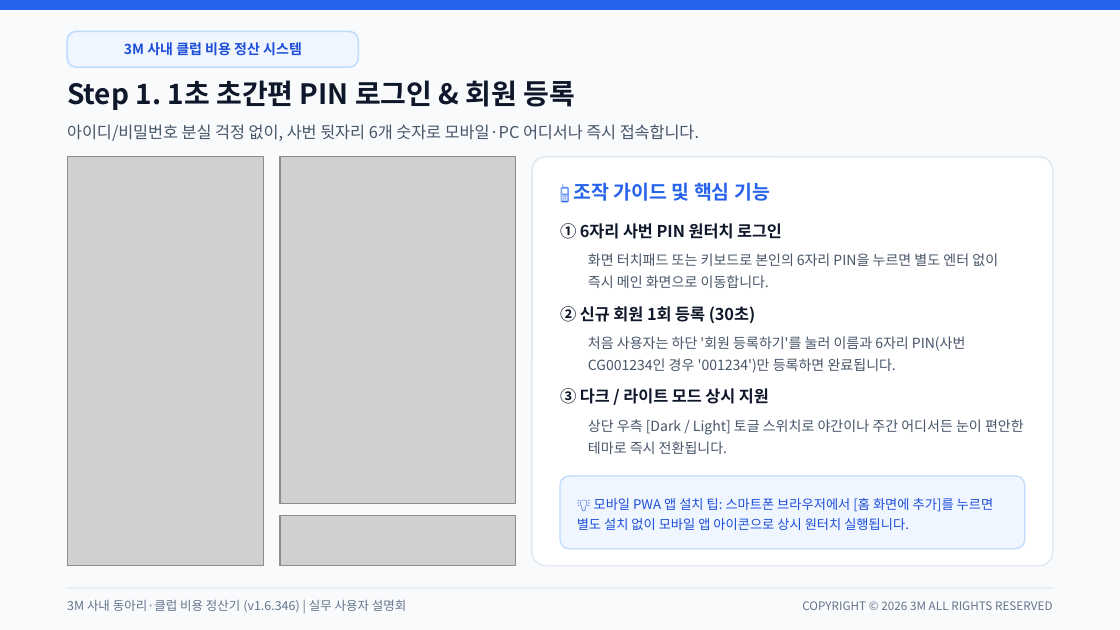
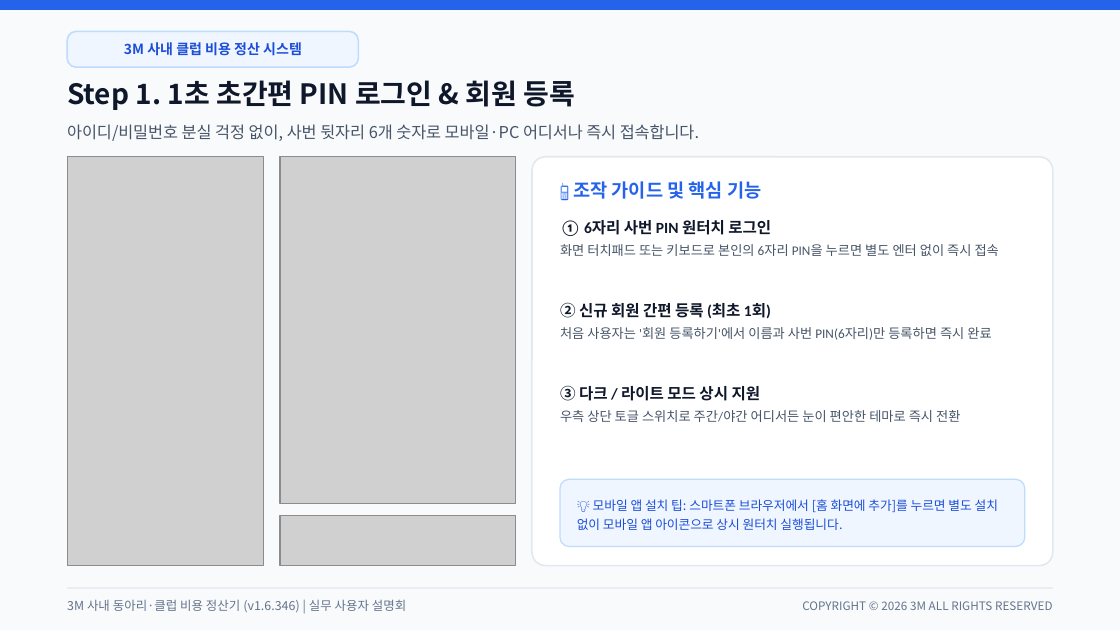
Before and after one commit to gochujangs33-dot/Club-expense, a slide deck: slide 3 of 3M_사내_클럽_비용_정산_시스템_사용_설명회.pptx. Drawn at 1120x630 pixels with LibreOffice and Linux fonts; fonts in the diff are those of the drawing; grey boxes stand for pictures. Boxes give left, top, right and bottom in pixels: in the first picture for what was removed or moved away, otherwise in the second. Text is boxed around its words. In the diff, an @@ line names an element or a change of style, - is before the commit and + after.

```diff
--- a/3M_사내_클럽_비용_정산_시스템_사용_설명회.pptx
+++ b/3M_사내_클럽_비용_정산_시스템_사용_설명회.pptx
@@ text "📱 조작 가이드 및 핵심 ..." at (573,181,761,199): size 12.5 to 12 pt @@
@@ text at (560,220,999,256): text changed; size 10.5 to 8.5 pt; font Noto Sans CJK KR to Calibri; text colour #0F172A to #475569; bold off @@
-① 6자리 사번 PIN 원터치 로그인
+① 6자리 사번 PIN 원터치 로그인
+화면 터치패드 또는 키보드로 본인의 6자리 PIN을 누르면 별도 엔터 없이 즉시 접속
@@ text removed at (588,253,998,288) @@
-화면 터치패드 또는 키보드로 본인의 6자리 PIN을 누르면 별도 엔터 없이 즉시 메인 화면으로 이동합니다.
@@ vertical alignment middle to top in 3 elements at (560,220,999,256), (560,385,960,422), (560,302,991,340) @@
@@ text at (560,302,991,340): text changed; size 9 to 8.5 pt; font Noto Sans CJK KR to Calibri @@
-처음 사용자는 하단 '회원 등록하기'를 눌러 이름과 6자리 PIN(사번 CG001234인 경우 '001234')만 등록하면 완료됩니다.
+② 신규 회원 간편 등록 (최초 1회)
+처음 사용자는 '회원 등록하기'에서 이름과 사번 PIN(6자리)만 등록하면 즉시 완료
@@ text removed at (560,306,755,323) @@
-② 신규 회원 1회 등록 (30초)
@@ text at (560,385,960,422): text changed; size 9 to 8.5 pt; font Noto Sans CJK KR to Calibri @@
-상단 우측 [Dark / Light] 토글 스위치로 야간이나 주간 어디서든 눈이 편안한 테마로 즉시 전환됩니다.
+③ 다크 / 라이트 모드 상시 지원
+우측 상단 토글 스위치로 주간/야간 어디서든 눈이 편안한 테마로 즉시 전환
@@ text removed at (560,388,769,404) @@
-③ 다크 / 라이트 모드 상시 지원
@@ rounded rectangle at (560,479,1025,547): proportions changed @@
@@ text at (577,499,998,530): text changed; size 8.5 to 8.2 pt @@
-💡 모바일 PWA 앱 설치 팁: 스마트폰 브라우저에서 [홈 화면에 추가]를 누르면 별도 설치 없이 모바일 앱 아이콘으로 상시 원터치 실행됩니다.
+💡 모바일 앱 설치 팁: 스마트폰 브라우저에서 [홈 화면에 추가]를 누르면 별도 설치 없이 모바일 앱 아이콘으로 상시 원터치 실행됩니다.
```
Also in this commit, not shown: 9 other slides changed, 1 other file.
